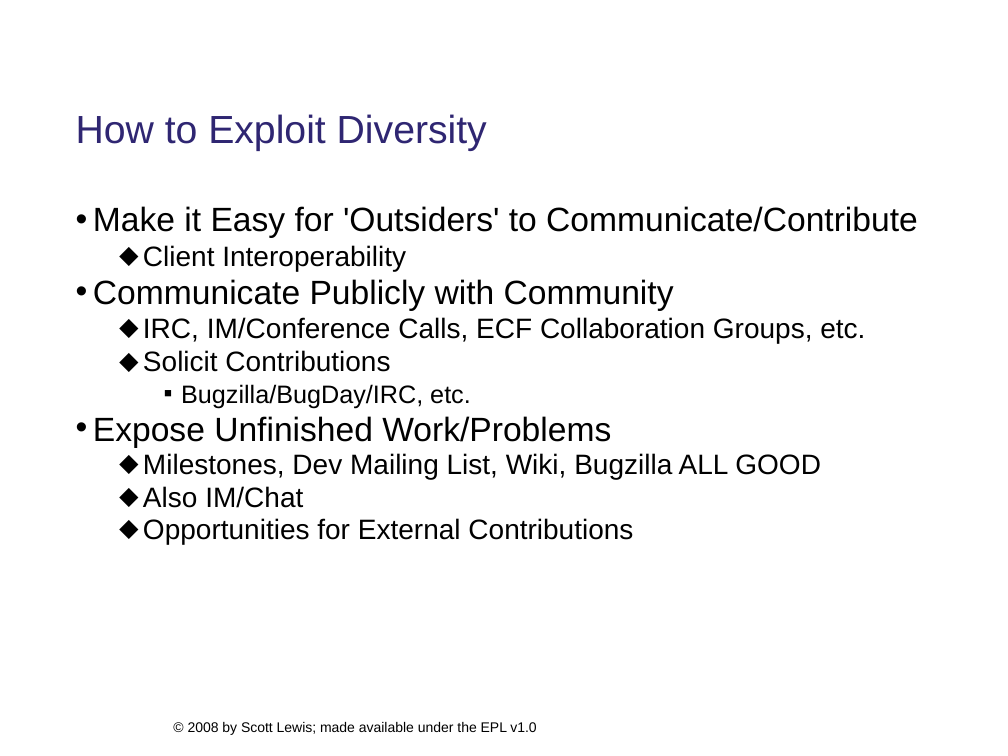
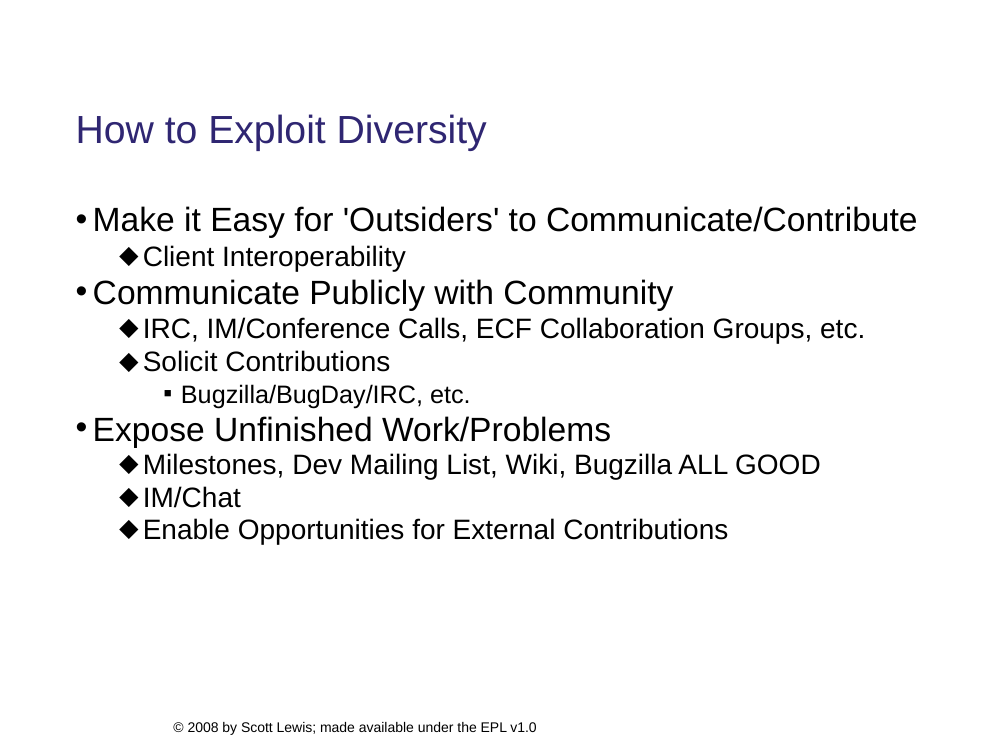
Before and after one commit to eclipse/ecf-website, a slide deck: slide 6 of presentations/eclipsecon2008/longtalk134/ecf_eclipsecon2008_134_DRAFT.ppt. Drawn at 1008x756 pixels with LibreOffice and Linux fonts; fonts in the diff are those of the drawing; background and template pictures are left out. Boxes give left, top, right and bottom in pixels: in the first picture for what was removed or moved away, otherwise in the second. Text is boxed around its words. In the diff, an @@ line names an element or a change of style, - is before the commit and + after.

```diff
--- a/presentations/eclipsecon2008/longtalk134/ecf_eclipsecon2008_134_DRAFT.ppt
+++ b/presentations/eclipsecon2008/longtalk134/ecf_eclipsecon2008_134_DRAFT.ppt
@@ text at (x1=143, y1=245, x2=865, y2=479): indent changed @@
@@ text at (x1=143, y1=486, x2=728, y2=544): text changed @@
-  ⬥ Also IM/Chat
-  ⬥ Opportunities for External Contributions
+  ⬥ IM/Chat
+  ⬥ Enable Opportunities for External Contributions
```
Also in this commit, not shown: 15 other slides changed, 1 other file.
